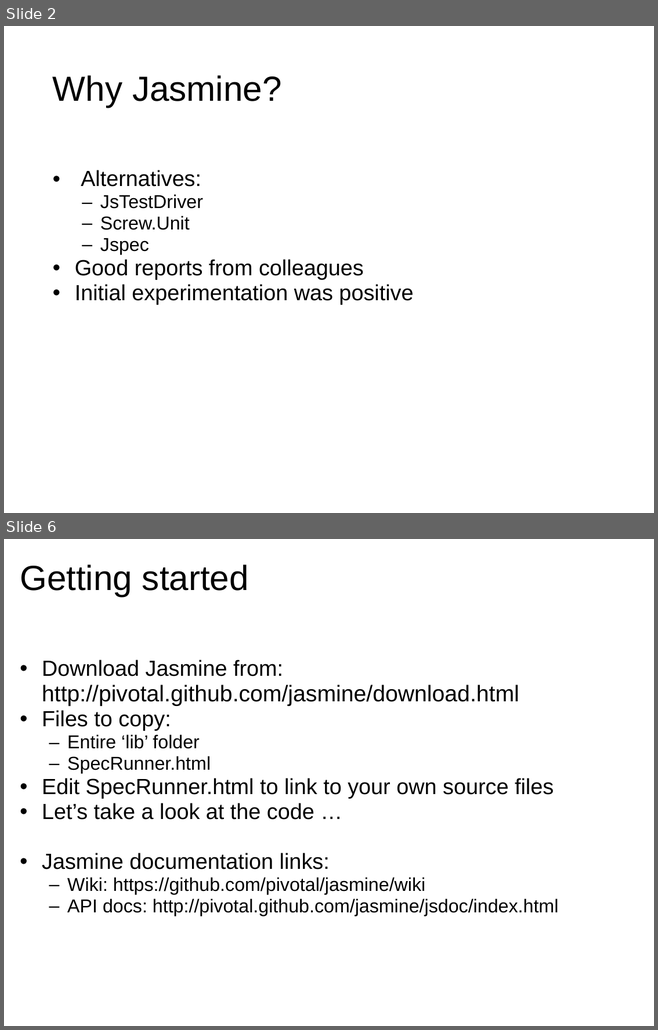
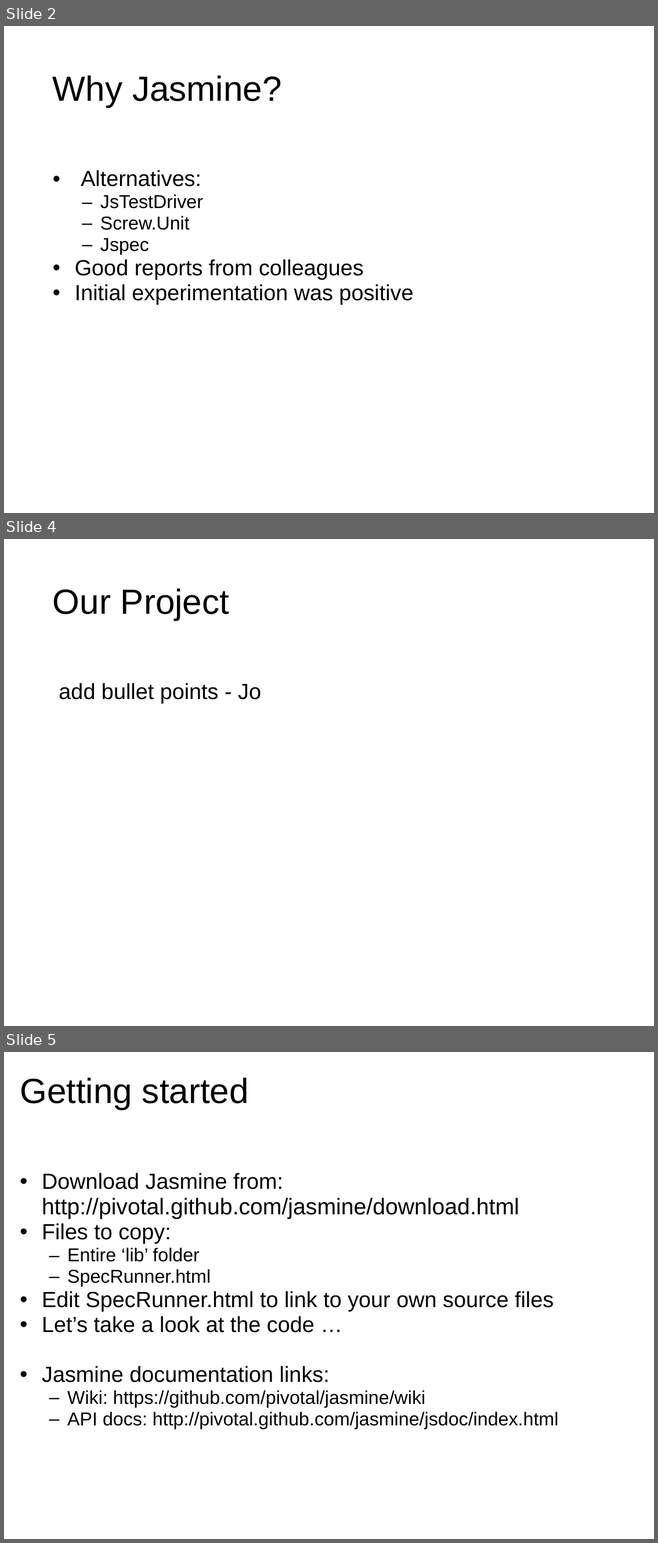
Before and after one commit to jomontanari/JasmineBowlingGame, a slide deck: TestingJavaScript_with_Jasmine.ppt. Shown one above the other, each under a label of ours: slides 2 and 6 before the commit, slides 2, 4 and 5 after it; the slides between them are not shown. The pictures are 658x1030 and 658x1543 pixels, drawn with LibreOffice and Linux fonts; fonts in the diff are those of the drawing. Boxes give left, top, right and bottom in pixels: in the first picture for what was removed or moved away, otherwise in the second. Text is boxed around its words. In the diff, an @@ line names an element or a change of style, - is before the commit and + after.

```diff
--- a/TestingJavaScript_with_Jasmine.ppt
+++ b/TestingJavaScript_with_Jasmine.ppt
@@ slide 4 added at (x1=4, y1=539, x2=654, y2=1026), background #FFFFFF @@
@@ title added at (x1=53, y1=588, x2=229, y2=620), 43 pt, text #000000 @@
+Our Project
@@ text added at (x1=59, y1=683, x2=261, y2=704), 27 pt, text #000000 @@
+add bullet points - Jo
@@ what was slide 6 is now slide 5 @@
```
Also in this commit, not shown: 6 slides changed, 5 other slides added, 9 slides removed, 1 other file.
